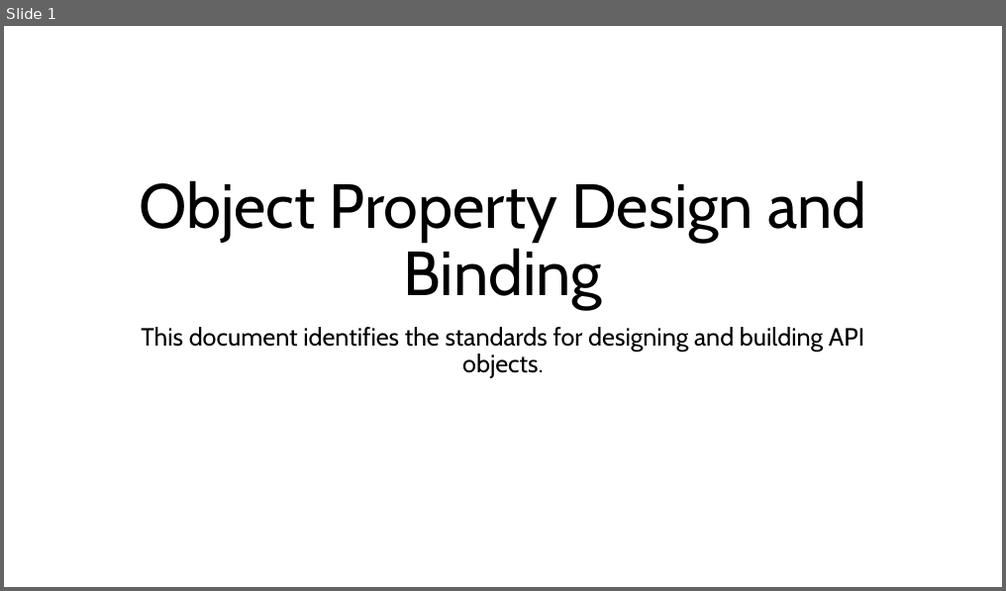
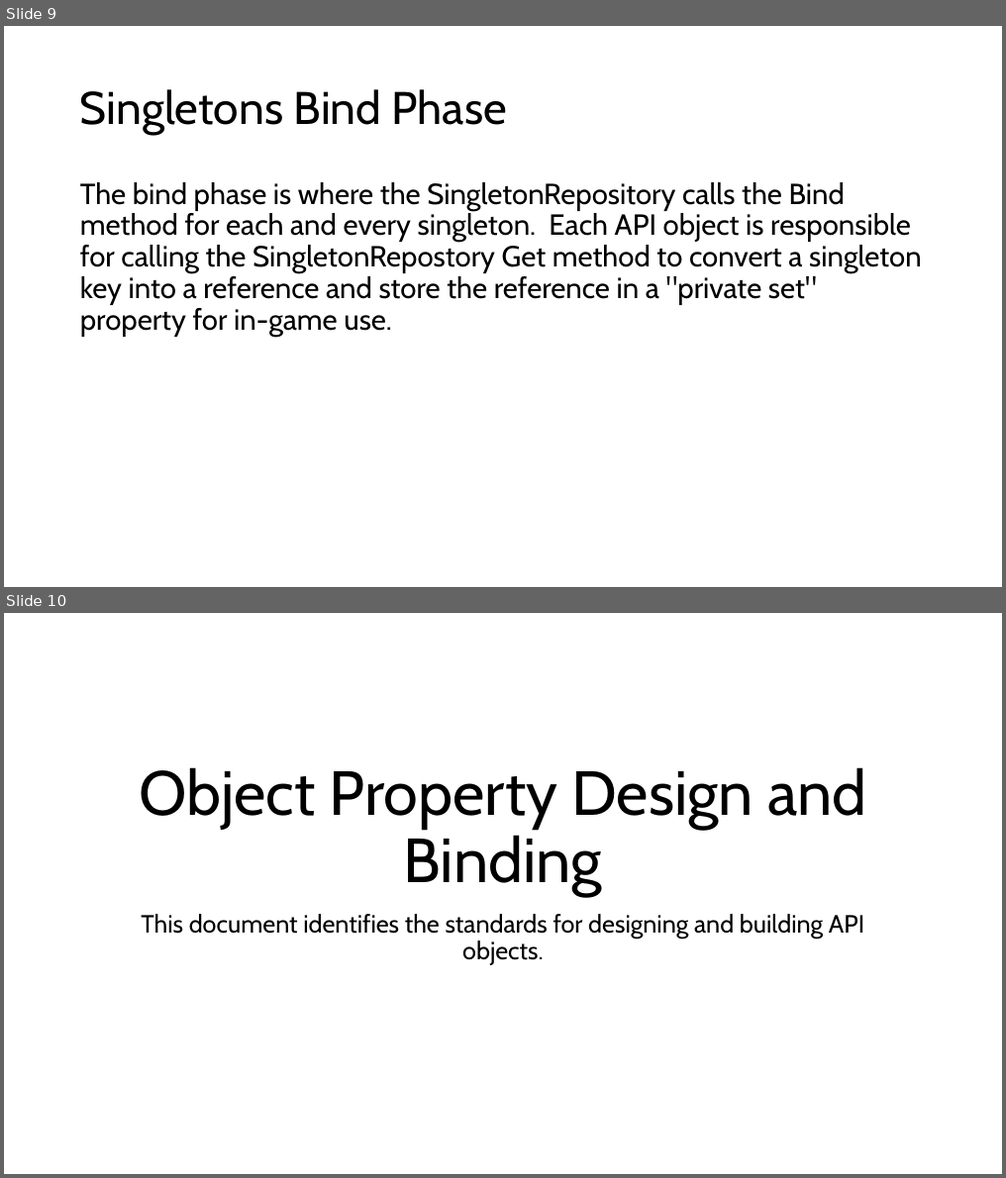
Before and after one commit to marcjohnston/AngbandOS, a slide deck: Documents/Object Property Design and Binding.pptx. Shown one above the other, each under a label of ours: slide 1 before the commit, slides 9 and 10 after it. The pictures are 1006x591 and 1006x1178 pixels, drawn with LibreOffice and Linux fonts; fonts in the diff are those of the drawing. Boxes give left, top, right and bottom in pixels: in the first picture for what was removed or moved away, otherwise in the second. Text is boxed around its words. In the diff, an @@ line names an element or a change of style, - is before the commit and + after.

Commit message:
Updated documentation and moved the SingletonRepository into the _Repository folder.

```diff
--- a/Documents/Object Property Design and Binding.pptx
+++ b/Documents/Object Property Design and Binding.pptx
@@ slide 9 added at box(4, 26, 1002, 587), background #FFFFFF @@
@@ title added at box(80, 89, 507, 135), 44 pt, text #000000 @@
+Singletons Bind Phase
@@ text added at box(80, 182, 922, 337), 28 pt, text #000000 @@
+The bind phase is where the SingletonRepository calls the Bind method for each and every singleton. Each API object is responsible for calling the SingletonRepostory Get method to convert a singleton key into a reference and store the reference in a "private set" property for in-game use.
@@ what was slide 1 is now slide 10 @@
```
Also in this commit, not shown: 8 other slides added, 1 other file.
